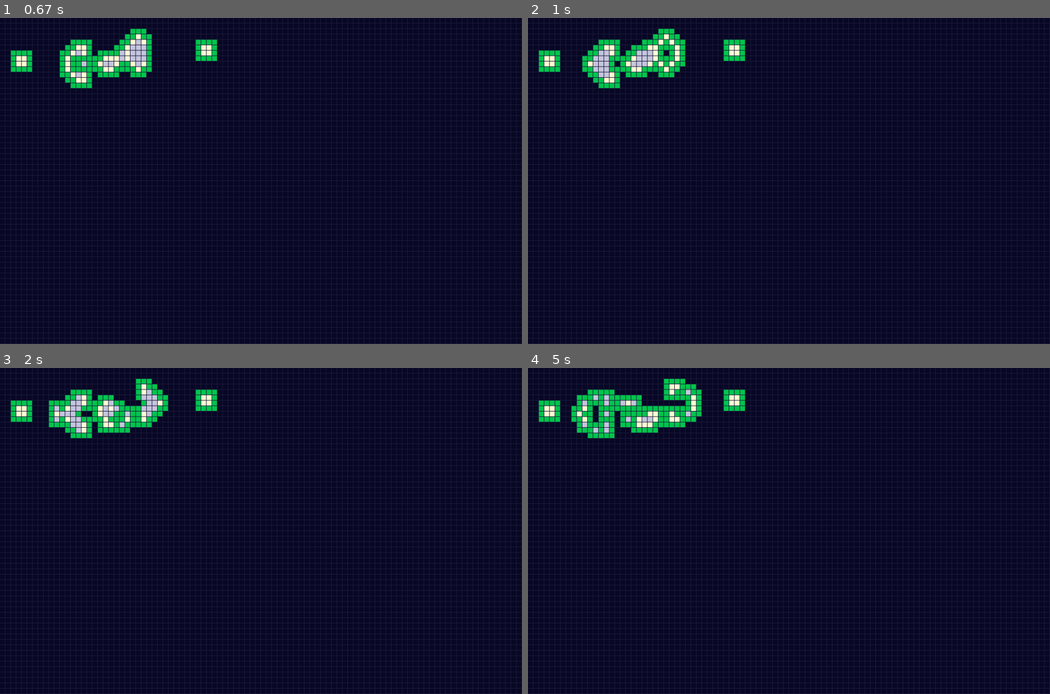
Above: before the commit, frames 1-4 (two rows, left to right).
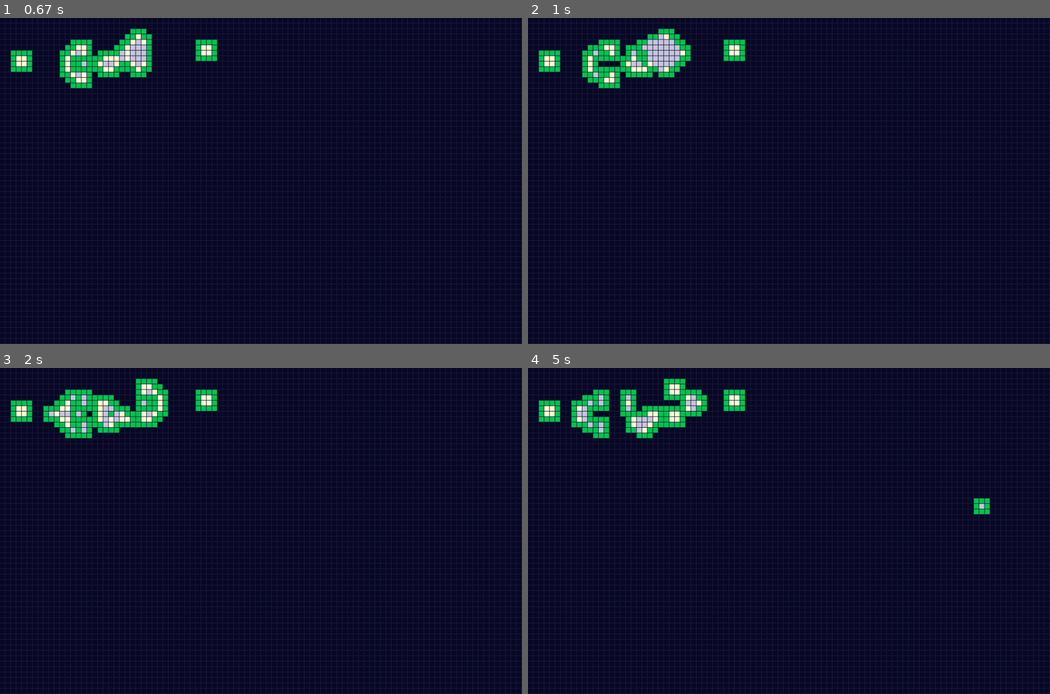
Above: after the commit, the same moments.

Repository: Almond0629/Conways-Game-of-Life
Game: pygame game, started from main.py
The game is run twice, just before and just after one commit, with the same random seed, the same clock (stepped at 60 frames per second) and the same inputs.
Inputs (mouse positions are in pixels of both pictures, inside the frame that each line leads up to):
- Up to frame 1 (0.67 s): click (109, 73) at 0.38 s
- Up to frame 2 (1 s): tap Space at 0.83 s
- Up to frame 3 (2 s): tap Space at 1.3, 1.8 s
- Up to frame 4 (5 s): move the mouse to (663, 465) at 2.18 s; click (663, 465) at 2.4 s; click (789, 570) at 2.97 s; move the mouse to (715, 462) at 3.32 s; click (715, 462) at 3.53 s; move the mouse to (924, 501) at 3.92 s; tap Space at 3.95, 4.45 s; click (924, 501) at 4.13 s; click (976, 504) at 4.63 s; move the mouse to (637, 469) at 4.95 s

Frame 1 is identical in both runs. In frame 2, 1.0% of the frame differs, in the area x 10-32%, y 4-20%; in frame 3, 1.3%; in frame 4, 1.5%, in the area x 8-89%, y 4-45%.

Commit message:
把規則的參數改成變數

Diff:
--- a/constant.py
+++ b/constant.py
@@ -5,4 +5,7 @@
 col_neighbor = (0, 200, 80) #綠色範圍表示區塊間互相影響
 col_text = '#FFFFFF' #按鈕上字的顏色
 fonttype = 'Comic Sans MS' #按鈕字型
-FPS = 5 #幀率
+max_num_alive = 3 #活細胞相鄰存活數大於這個數字會死
+min_num_alive = 2 #活細胞相鄰存活數小於這個數字會死
+num_repro = 3 #死細胞相鄰存活數＝這個數字則復活
+FPS = 6 #幀率
--- a/update.py
+++ b/update.py
@@ -9,7 +9,7 @@
     if running:
         for r, c in np.ndindex(cells.shape):
             num_alive = np.sum(cells[r-1:r+2, c-1:c+2]) - cells[r, c] # 周圍還活著的
-            if (cells[r, c] == 1 and 2 <= num_alive <= 3) or (cells[r, c] == 0 and num_alive == 3):
+            if (cells[r, c] == 1 and min_num_alive <= num_alive <= max_num_alive) or (cells[r, c] == 0 and num_alive == num_repro):
                 nxt[r, c] = 1
     return nxt
 
